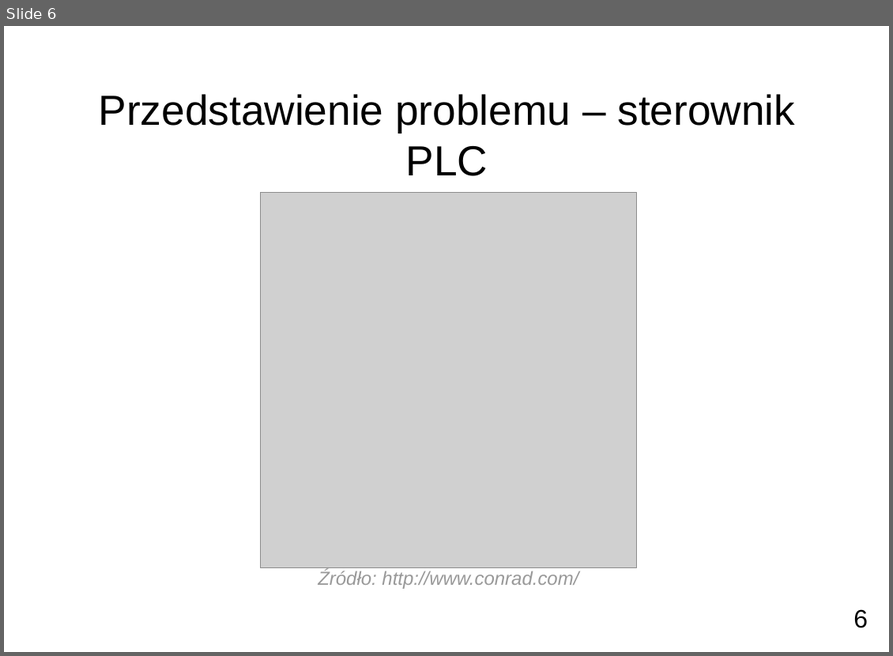
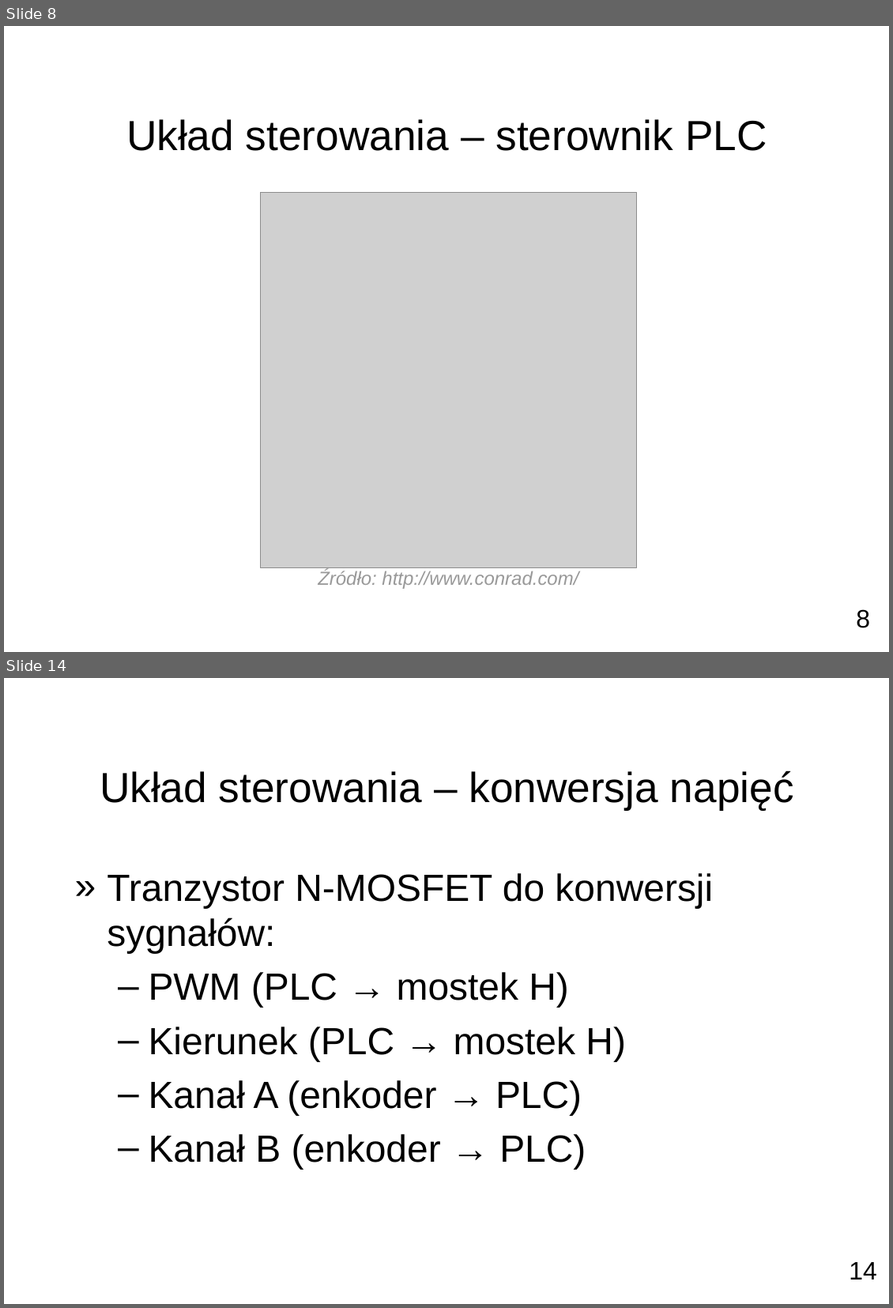
Before and after one commit to pbanaszkiewicz/msc-thesis, a slide deck: presentation/main.odp. Shown one above the other, each under a label of ours: slide 6 before the commit, slides 8 and 14 after it; the slides between them are not shown. The pictures are 893x656 and 893x1308 pixels, drawn with LibreOffice and Linux fonts; fonts in the diff are those of the drawing; grey boxes stand for pictures; background and template pictures are left out. Boxes give left, top, right and bottom in pixels: in the first picture for what was removed or moved away, otherwise in the second. Text is boxed around its words. In the diff, an @@ line names an element or a change of style, - is before the commit and + after.

```diff
--- a/presentation/main.odp
+++ b/presentation/main.odp
@@ slide 14 added at bbox=[4, 678, 889, 1304], background picture (left out) @@
@@ title added at bbox=[100, 770, 794, 811], 40 pt, text #000000 @@
+Układ sterowania – konwersja napięć
@@ text added at bbox=[107, 873, 713, 1169], 36 pt, text #000000 @@
+» Tranzystor N-MOSFET do konwersji sygnałów:
+  – PWM (PLC → mostek H)
+  – Kierunek (PLC → mostek H)
+  – Kanał A (enkoder → PLC)
+  – Kanał B (enkoder → PLC)
@@ page number added at bbox=[849, 1262, 877, 1279], 24 pt, text #000000 @@
+14
@@ what was slide 6 is now slide 8 @@
@@ slide 8 changed as well @@
@@ title at bbox=[126, 119, 767, 151]: text changed @@
-Przedstawienie problemu – sterownik PLC
+Układ sterowania – sterownik PLC
@@ page number removed at bbox=[853, 609, 867, 628] @@
-6
@@ page number added at bbox=[856, 609, 870, 628], 24 pt, text #000000 @@
+8
```
Also in this commit, not shown: 5 other slides changed, 25 other slides added, 1 slide removed, 32 other files.
